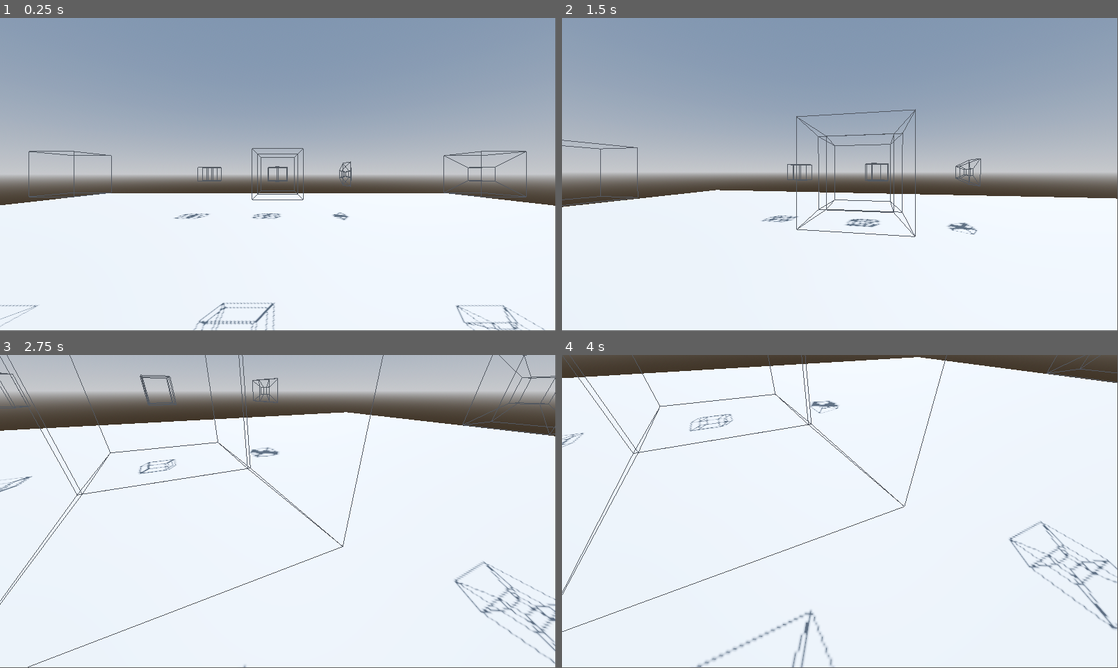
Above: before the commit, frames 1-4 (two rows, left to right).
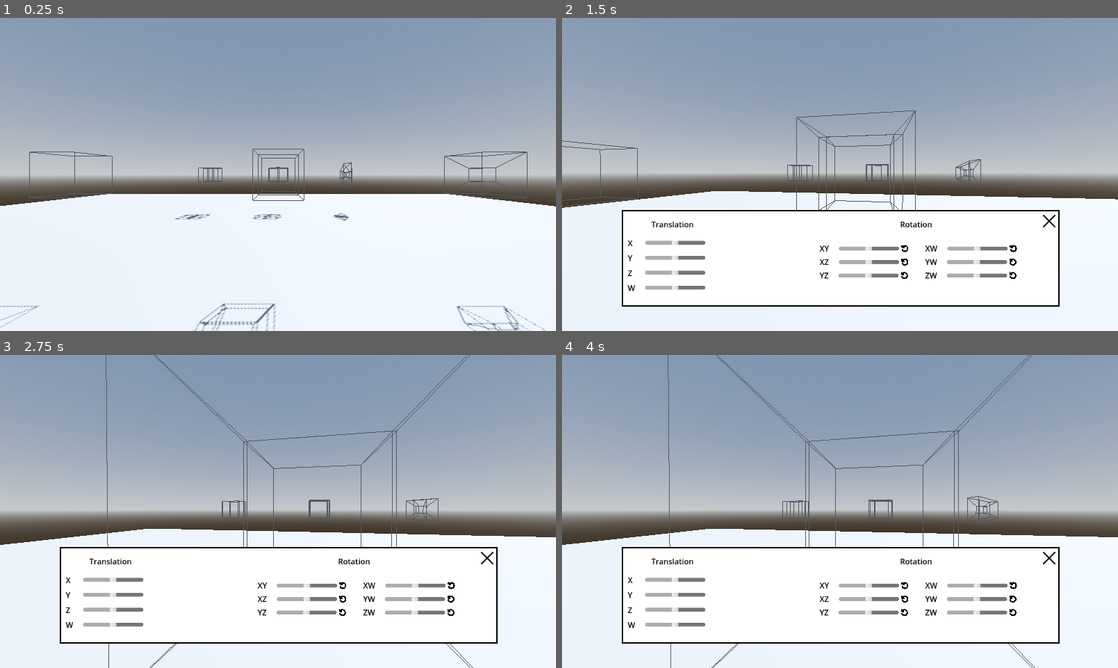
Above: after the commit, the same moments.

Repository: Stantrh/Projet_Tutore_4D_VR_KOMODZINSKI_RYSAK_TROHA
Game: Godot game, scene res://Scenes/world.tscn
Same seed, same stepped clock (60 frames per second), same inputs: the game is played once before the commit and once after it.
Inputs (mouse positions are in pixels of both pictures, inside the frame that each line leads up to):
- Up to frame 1 (0.25 s): no input
- Up to frame 2 (1.5 s): move the mouse to (867, 171) at 0.52 s; hold W (move_forward) from 0.53 s (still down); click (867, 171) at 0.6 s; move the mouse to (812, 174) at 1.27 s; click (812, 174) at 1.35 s
- Up to frame 3 (2.75 s): release W (move_forward) at 2 s; click (339, 583) at 2.02 s
- Up to frame 4 (4 s): click (901, 599) at 2.77 s; click (901, 611) at 3.52 s
In our replay, the window is 799x449 before the commit and 800x450 after it. These sizes can differ from the game's own. Grey fills any space a smaller window leaves; there, only what the larger window draws over its background counts as a difference.

The runs differ from the first frame. In frame 1, 2.4% of the frame differs, in the area x 0-100%, y 0-100%; in frame 2, 4.3%; in frame 3, 61%; in frame 4, 61%.

Commit message:
Ajout UI rotation et Translation

Diff:
--- a/app4d/Scenes/character_view.tscn
+++ b/app4d/Scenes/character_view.tscn
@@ -6,3 +6,7 @@
 script = ExtResource("1_y6h6h")
 
 [node name="Camera3D" type="Camera3D" parent="."]
+
+[node name="RayCast3D" type="RayCast3D" parent="."]
+target_position = Vector3(0, 0, -10)
+collide_with_areas = true
--- a/app4d/Scenes/hyper_cube.tscn
+++ b/app4d/Scenes/hyper_cube.tscn
@@ -1,6 +1,13 @@
-[gd_scene load_steps=2 format=3 uid="uid://ds5cp4u5hsjak"]
+[gd_scene load_steps=3 format=3 uid="uid://ds5cp4u5hsjak"]
 
 [ext_resource type="Script" path="res://Scripts/hyper_cube.gd" id="1_v1v16"]
 
-[node name="HyperCube" type="Node3D"]
+[sub_resource type="BoxShape3D" id="BoxShape3D_o0t87"]
+
+[node name="HyperCube" type="Node3D" groups=["Hyperfigure"]]
 script = ExtResource("1_v1v16")
+
+[node name="Area3D" type="Area3D" parent="."]
+
+[node name="CollisionShape3D" type="CollisionShape3D" parent="Area3D"]
+shape = SubResource("BoxShape3D_o0t87")
--- /dev/null
+++ b/app4d/Scenes/ui.tscn
@@ -0,0 +1,430 @@
+[gd_scene load_steps=6 format=3 uid="uid://dik77har2dd4m"]
+
+[ext_resource type="Texture2D" uid="uid://cf0urlceo257r" path="res://Assets/UI/Button/replay.png" id="1_05trw"]
+[ext_resource type="Script" path="res://Scripts/ui.gd" id="1_wl4su"]
+[ext_resource type="Texture2D" uid="uid://da563yns2syxp" path="res://Assets/UI/Button/closs_cross.png" id="2_x0jtq"]
+
+[sub_resource type="LabelSettings" id="LabelSettings_jygnu"]
+font_color = Color(0, 0, 0, 1)
+
+[sub_resource type="LabelSettings" id="LabelSettings_aibw1"]
+font_color = Color(0, 0, 0, 1)
+
+[node name="UI" type="Control"]
+layout_mode = 3
+anchors_preset = 15
+anchor_right = 1.0
+anchor_bottom = 1.0
+grow_horizontal = 2
+grow_vertical = 2
+size_flags_horizontal = 3
+size_flags_vertical = 3
+mouse_filter = 2
+script = ExtResource("1_wl4su")
+
+[node name="ReferenceRect" type="ReferenceRect" parent="."]
+layout_mode = 1
+anchors_preset = -1
+anchor_left = 0.108
+anchor_top = 0.617
+anchor_right = 0.892
+anchor_bottom = 0.918
+offset_left = 0.0839996
+offset_top = 0.18396
+offset_right = -0.0839844
+offset_bottom = 0.135986
+grow_horizontal = 2
+grow_vertical = 0
+mouse_filter = 2
+border_color = Color(0, 0, 0, 1)
+border_width = 6.0
+editor_only = false
+
+[node name="ColorRect" type="ColorRect" parent="ReferenceRect"]
+layout_mode = 1
+anchors_preset = 15
+anchor_right = 1.0
+anchor_bottom = 1.0
+grow_horizontal = 2
+grow_vertical = 2
+mouse_filter = 2
+
+[node name="Translation" type="Control" parent="ReferenceRect/ColorRect"]
+layout_mode = 1
+anchor_right = 0.354
+anchor_bottom = 1.0
+offset_right = 0.338013
+grow_horizontal = 2
+grow_vertical = 2
+
+[node name="Label" type="Label" parent="ReferenceRect/ColorRect/Translation"]
+layout_mode = 2
+anchor_left = 0.105
+anchor_top = 0.077
+anchor_right = 0.548
+anchor_bottom = 0.287
+offset_left = -0.100002
+offset_top = -0.0150013
+offset_right = 0.139984
+offset_bottom = 0.0349998
+grow_horizontal = 2
+grow_vertical = 2
+text = "Translation
+"
+label_settings = SubResource("LabelSettings_jygnu")
+horizontal_alignment = 1
+
+[node name="HBoxContainer" type="HBoxContainer" parent="ReferenceRect/ColorRect/Translation"]
+layout_mode = 2
+anchor_left = 0.011
+anchor_top = 0.231
+anchor_right = 0.22
+anchor_bottom = 0.349
+offset_left = 6.48
+offset_top = -0.045002
+offset_right = 159.12
+offset_bottom = 18.235
+size_flags_vertical = 0
+theme_override_constants/separation = 20
+
+[node name="Label" type="Label" parent="ReferenceRect/ColorRect/Translation/HBoxContainer"]
+custom_minimum_size = Vector2(16, 23)
+layout_mode = 2
+size_flags_horizontal = 4
+text = "X"
+label_settings = SubResource("LabelSettings_aibw1")
+
+[node name="translation_x_slider" type="HSlider" parent="ReferenceRect/ColorRect/Translation/HBoxContainer"]
+custom_minimum_size = Vector2(125, 0)
+layout_mode = 2
+size_flags_horizontal = 0
+size_flags_vertical = 4
+min_value = -100.0
+
+[node name="HBoxContainer2" type="HBoxContainer" parent="ReferenceRect/ColorRect/Translation"]
+layout_mode = 2
+anchor_left = 0.011
+anchor_top = 0.39
+anchor_right = 0.22
+anchor_bottom = 0.508
+offset_left = 6.48
+offset_top = -0.0500031
+offset_right = 159.12
+offset_bottom = 18.23
+theme_override_constants/separation = 20
+
+[node name="Label" type="Label" parent="ReferenceRect/ColorRect/Translation/HBoxContainer2"]
+custom_minimum_size = Vector2(16, 23)
+layout_mode = 2
+size_flags_horizontal = 4
+text = "Y"
+label_settings = SubResource("LabelSettings_aibw1")
+
+[node name="translation_y_slider" type="HSlider" parent="ReferenceRect/ColorRect/Translation/HBoxContainer2"]
+custom_minimum_size = Vector2(125, 0)
+layout_mode = 2
+size_flags_horizontal = 4
+size_flags_vertical = 4
+min_value = -100.0
+
+[node name="HBoxContainer3" type="HBoxContainer" parent="ReferenceRect/ColorRect/Translation"]
+layout_mode = 2
+anchor_left = 0.011
+anchor_top = 0.549
+anchor_right = 0.162
+anchor_bottom = 0.667
+offset_left = 6.48
+offset_top = -0.0550079
+offset_right = 161.44
+offset_bottom = 18.225
+size_flags_horizontal = 0
+theme_override_constants/separation = 20
+
+[node name="Label" type="Label" parent="ReferenceRect/ColorRect/Translation/HBoxContainer3"]
+custom_minimum_size = Vector2(16, 23)
+layout_mode = 2
+size_flags_horizontal = 0
+text = "Z"
+label_settings = SubResource("LabelSettings_aibw1")
+
+[node name="translation_z_slider" type="HSlider" parent="ReferenceRect/ColorRect/Translation/HBoxContainer3"]
+custom_minimum_size = Vector2(125, 0)
+layout_mode = 2
+size_flags_horizontal = 4
+size_flags_vertical = 4
+min_value = -100.0
+
+[node name="HBoxContainer4" type="HBoxContainer" parent="ReferenceRect/ColorRect/Translation"]
+layout_mode = 2
+anchor_left = 0.011
+anchor_top = 0.708
+anchor_right = 0.162
+anchor_bottom = 0.826
+offset_left = 6.48
+offset_top = -0.0599976
+offset_right = 161.44
+offset_bottom = 18.22
+size_flags_horizontal = 0
+theme_override_constants/separation = 20
+
+[node name="Label" type="Label" parent="ReferenceRect/ColorRect/Translation/HBoxContainer4"]
+layout_mode = 2
+size_flags_horizontal = 4
+text = "W"
+label_settings = SubResource("LabelSettings_aibw1")
+
+[node name="translation_w_slider" type="HSlider" parent="ReferenceRect/ColorRect/Translation/HBoxContainer4"]
+custom_minimum_size = Vector2(125, 0)
+layout_mode = 2
+size_flags_horizontal = 0
+size_flags_vertical = 4
+min_value = -100.0
+
+[node name="Rotation" type="Control" parent="ReferenceRect/ColorRect"]
+layout_mode = 1
+anchor_left = 0.346
+anchor_right = 1.0
+anchor_bottom = 1.0
+offset_left = -0.438019
+offset_right = 3.0
+grow_horizontal = 2
+grow_vertical = 2
+
+[node name="close_button" type="TextureButton" parent="ReferenceRect/ColorRect/Rotation"]
+layout_mode = 1
+anchors_preset = -1
+anchor_left = 0.956
+anchor_right = 1.0
+anchor_bottom = 0.195
+offset_left = -15.864
+offset_right = -2.0
+offset_bottom = 1.97499
+texture_normal = ExtResource("2_x0jtq")
+texture_pressed = ExtResource("2_x0jtq")
+texture_hover = ExtResource("2_x0jtq")
+texture_focused = ExtResource("2_x0jtq")
+ignore_texture_size = true
+stretch_mode = 0
+
+[node name="Label2" type="Label" parent="ReferenceRect/ColorRect/Rotation"]
+layout_mode = 1
+anchors_preset = -1
+anchor_left = 0.439
+anchor_top = 0.077
+anchor_right = 0.563
+anchor_bottom = 0.195
+offset_left = -0.999008
+offset_top = -0.0150013
+offset_right = -1.08301
+offset_bottom = -0.0250015
+grow_horizontal = 2
+text = "Rotation"
+label_settings = SubResource("LabelSettings_jygnu")
+horizontal_alignment = 1
+
+[node name="HBoxContainer" type="HBoxContainer" parent="ReferenceRect/ColorRect/Rotation"]
+layout_mode = 1
+anchors_preset = -1
+anchor_left = 0.161
+anchor_top = 0.333
+anchor_right = 0.847
+anchor_bottom = 0.728
+offset_left = -0.101006
+offset_top = 0.0650024
+offset_right = -0.22702
+offset_bottom = -14.96
+theme_override_constants/separation = 34
+alignment = 1
+
+[node name="VBoxContainer" type="VBoxContainer" parent="ReferenceRect/ColorRect/Rotation/HBoxContainer"]
+layout_mode = 2
+
+[node name="HBoxContainer5" type="HBoxContainer" parent="ReferenceRect/ColorRect/Rotation/HBoxContainer/VBoxContainer"]
+layout_mode = 2
+size_flags_vertical = 0
+theme_override_constants/separation = 20
+
+[node name="Label" type="Label" parent="ReferenceRect/ColorRect/Rotation/HBoxContainer/VBoxContainer/HBoxContainer5"]
+custom_minimum_size = Vector2(16, 23)
+layout_mode = 2
+size_flags_horizontal = 4
+text = "XY"
+label_settings = SubResource("LabelSettings_aibw1")
+
+[node name="HBoxContainer" type="HBoxContainer" parent="ReferenceRect/ColorRect/Rotation/HBoxContainer/VBoxContainer/HBoxContainer5"]
+layout_mode = 2
+
+[node name="xy_rotation_slider" type="HSlider" parent="ReferenceRect/ColorRect/Rotation/HBoxContainer/VBoxContainer/HBoxContainer5/HBoxContainer"]
+custom_minimum_size = Vector2(125, 0)
+layout_mode = 2
+size_flags_horizontal = 8
+size_flags_vertical = 4
+min_value = -180.0
+max_value = 180.0
+
+[node name="xy_rotation_reset_button" type="TextureButton" parent="ReferenceRect/ColorRect/Rotation/HBoxContainer/VBoxContainer/HBoxContainer5/HBoxContainer"]
+custom_minimum_size = Vector2(16, 24)
+layout_mode = 2
+texture_normal = ExtResource("1_05trw")
+ignore_texture_size = true
+stretch_mode = 5
+
+[node name="HBoxContainer6" type="HBoxContainer" parent="ReferenceRect/ColorRect/Rotation/HBoxContainer/VBoxContainer"]
+layout_mode = 2
+size_flags_vertical = 0
+theme_override_constants/separation = 20
+
+[node name="Label" type="Label" parent="ReferenceRect/ColorRect/Rotation/HBoxContainer/VBoxContainer/HBoxContainer6"]
+custom_minimum_size = Vector2(16, 23)
+layout_mode = 2
+size_flags_horizontal = 4
+text = "XZ"
+label_settings = SubResource("LabelSettings_aibw1")
+
+[node name="HBoxContainer2" type="HBoxContainer" parent="ReferenceRect/ColorRect/Rotation/HBoxContainer/VBoxContainer/HBoxContainer6"]
+layout_mode = 2
+
+[node name="xz_rotation_slider" type="HSlider" parent="ReferenceRect/ColorRect/Rotation/HBoxContainer/VBoxContainer/HBoxContainer6/HBoxContainer2"]
+custom_minimum_size = Vector2(125, 0)
+layout_mode = 2
+size_flags_horizontal = 8
+size_flags_vertical = 4
+min_value = -180.0
+max_value = 180.0
+
+[node name="xz_rotation_reset_button" type="TextureButton" parent="ReferenceRect/ColorRect/Rotation/HBoxContainer/VBoxContainer/HBoxContainer6/HBoxContainer2"]
+custom_minimum_size = Vector2(16, 24)
+layout_mode = 2
+texture_normal = ExtResource("1_05trw")
+ignore_texture_size = true
+stretch_mode = 5
+
+[node name="HBoxContainer7" type="HBoxContainer" parent="ReferenceRect/ColorRect/Rotation/HBoxContainer/VBoxContainer"]
+layout_mode = 2
+size_flags_vertical = 0
+theme_override_constants/separation = 20
+
+[node name="Label" type="Label" parent="ReferenceRect/ColorRect/Rotation/HBoxContainer/VBoxContainer/HBoxContainer7"]
+custom_minimum_size = Vector2(16, 23)
+layout_mode = 2
+size_flags_horizontal = 4
+text = "YZ"
+label_settings = SubResource("LabelSettings_aibw1")
+
+[node name="HBoxContainer3" type="HBoxContainer" parent="ReferenceRect/ColorRect/Rotation/HBoxContainer/VBoxContainer/HBoxContainer7"]
+layout_mode = 2
+
+[node name="yz_rotation_slider" type="HSlider" parent="ReferenceRect/ColorRect/Rotation/HBoxContainer/VBoxContainer/HBoxContainer7/HBoxContainer3"]
+custom_minimum_size = Vector2(125, 0)
+layout_mode = 2
+size_flags_horizontal = 8
+size_flags_vertical = 4
+min_value = -180.0
+max_value = 180.0
+
+[node name="yz_rotation_reset_button" type="TextureButton" parent="ReferenceRect/ColorRect/Rotation/HBoxContainer/VBoxContainer/HBoxContainer7/HBoxContainer3"]
+custom_minimum_size = Vector2(16, 24)
+layout_mode = 2
+texture_normal = ExtResource("1_05trw")
+ignore_texture_size = true
+stretch_mode = 5
+
+[node name="VBoxContainer2" type="VBoxContainer" parent="ReferenceRect/ColorRect/Rotation/HBoxContainer"]
+layout_mode = 2
+
+[node name="HBoxContainer5" type="HBoxContainer" parent="ReferenceRect/ColorRect/Rotation/HBoxContainer/VBoxContainer2"]
+layout_mode = 2
+size_flags_vertical = 0
+theme_override_constants/separation = 20
+
+[node name="Label" type="Label" parent="ReferenceRect/ColorRect/Rotation/HBoxContainer/VBoxContainer2/HBoxContainer5"]
+custom_minimum_size = Vector2(16, 23)
+layout_mode = 2
+size_flags_horizontal = 4
+text = "XW"
+label_settings = SubResource("LabelSettings_aibw1")
+
+[node name="HBoxContainer4" type="HBoxContainer" parent="ReferenceRect/ColorRect/Rotation/HBoxContainer/VBoxContainer2/HBoxContainer5"]
+layout_mode = 2
+
+[node name="xw_rotation_slider" type="HSlider" parent="ReferenceRect/ColorRect/Rotation/HBoxContainer/VBoxContainer2/HBoxContainer5/HBoxContainer4"]
+custom_minimum_size = Vector2(125, 0)
+layout_mode = 2
+size_flags_horizontal = 8
+size_flags_vertical = 4
+min_value = -180.0
+max_value = 180.0
+
+[node name="xw_rotation_reset_button" type="TextureButton" parent="ReferenceRect/ColorRect/Rotation/HBoxContainer/VBoxContainer2/HBoxContainer5/HBoxContainer4"]
+custom_minimum_size = Vector2(16, 24)
+layout_mode = 2
+texture_normal = ExtResource("1_05trw")
+ignore_texture_size = true
+stretch_mode = 5
+
+[node name="HBoxContainer6" type="HBoxContainer" parent="ReferenceRect/ColorRect/Rotation/HBoxContainer/VBoxContainer2"]
+layout_mode = 2
+size_flags_vertical = 0
+theme_override_constants/separation = 20
+
+[node name="Label" type="Label" parent="ReferenceRect/ColorRect/Rotation/HBoxContainer/VBoxContainer2/HBoxContainer6"]
+custom_minimum_size = Vector2(16, 23)
+layout_mode = 2
+size_flags_horizontal = 4
+text = "YW"
+label_settings = SubResource("LabelSettings_aibw1")
+
+[node name="HBoxContainer5" type="HBoxContainer" parent="ReferenceRect/ColorRect/Rotation/HBoxContainer/VBoxContainer2/HBoxContainer6"]
+layout_mode = 2
+
+[node name="yw_rotation_slider" type="HSlider" parent="ReferenceRect/ColorRect/Rotation/HBoxContainer/VBoxContainer2/HBoxContainer6/HBoxContainer5"]
+custom_minimum_size = Vector2(125, 0)
+layout_mode = 2
+size_flags_horizontal = 8
+size_flags_vertical = 4
+min_value = -180.0
+max_value = 180.0
+
+[node name="yw_rotation_reset_button" type="TextureButton" parent="ReferenceRect/ColorRect/Rotation/HBoxContainer/VBoxContainer2/HBoxContainer6/HBoxContainer5"]
+custom_minimum_size = Vector2(16, 24)
+layout_mode = 2
+texture_normal = ExtResource("1_05trw")
+ignore_texture_size = true
+stretch_mode = 5
+
+[node name="HBoxContainer7" type="HBoxContainer" parent="ReferenceRect/ColorRect/Rotation/HBoxContainer/VBoxContainer2"]
+layout_mode = 2
+size_flags_vertical = 0
+theme_override_constants/separation = 20
+
+[node name="Label" type="Label" parent="ReferenceRect/ColorRect/Rotation/HBoxContainer/VBoxContainer2/HBoxContainer7"]
+custom_minimum_size = Vector2(16, 23)
+layout_mode = 2
+size_flags_horizontal = 4
+text = "ZW"
+label_settings = SubResource("LabelSettings_aibw1")
+
+[node name="HBoxContainer6" type="HBoxContainer" parent="ReferenceRect/ColorRect/Rotation/HBoxContainer/VBoxContainer2/HBoxContainer7"]
+layout_mode = 2
+
+[node name="zw_rotation_slider" type="HSlider" parent="ReferenceRect/ColorRect/Rotation/HBoxContainer/VBoxContainer2/HBoxContainer7/HBoxContainer6"]
+custom_minimum_size = Vector2(125, 0)
+layout_mode = 2
+size_flags_horizontal = 8
+size_flags_vertical = 4
+min_value = -180.0
+max_value = 180.0
+
+[node name="zw_rotation_reset_button" type="TextureButton" parent="ReferenceRect/ColorRect/Rotation/HBoxContainer/VBoxContainer2/HBoxContainer7/HBoxContainer6"]
+custom_minimum_size = Vector2(16, 24)
+layout_mode = 2
+texture_normal = ExtResource("1_05trw")
+ignore_texture_size = true
+stretch_mode = 5
+
+[connection signal="value_changed" from="ReferenceRect/ColorRect/Translation/HBoxContainer/translation_x_slider" to="." method="_on_translation_x_slider_value_changed"]
+[connection signal="value_changed" from="ReferenceRect/ColorRect/Translation/HBoxContainer2/translation_y_slider" to="." method="_on_translation_y_slider_value_changed"]
+[connection signal="value_changed" from="ReferenceRect/ColorRect/Translation/HBoxContainer3/translation_z_slider" to="." method="_on_translation_z_slider_value_changed"]
+[connection signal="value_changed" from="ReferenceRect/ColorRect/Translation/HBoxContainer4/translation_w_slider" to="." method="_on_translation_w_slider_value_changed"]
+[connection signal="pressed" from="ReferenceRect/ColorRect/Rotation/close_button" to="." method="_on_close_button_pressed"]
+[connection signal="pressed" from="ReferenceRect/ColorRect/Rotation/HBoxContainer/VBoxContainer/HBoxContainer5/HBoxContainer/xy_rotation_reset_button" to="." method="_on_xy_rotation_reset_button_pressed"]
--- /dev/null
+++ b/app4d/Scenes/ui_2.tscn
@@ -0,0 +1,23 @@
+[gd_scene format=3 uid="uid://bbiwrreis2vae"]
+
+[node name="UI2" type="Control"]
+layout_mode = 3
+anchors_preset = 15
+anchor_right = 1.0
+anchor_bottom = 1.0
+grow_horizontal = 2
+grow_vertical = 2
+
+[node name="Panel" type="Panel" parent="."]
+layout_mode = 1
+anchors_preset = 7
+anchor_left = 0.5
+anchor_top = 1.0
+anchor_right = 0.5
+anchor_bottom = 1.0
+offset_left = -468.0
+offset_top = -248.0
+offset_right = 468.0
+offset_bottom = -48.0
+grow_horizontal = 2
+grow_vertical = 0
--- a/app4d/Scenes/world.tscn
+++ b/app4d/Scenes/world.tscn
@@ -1,7 +1,9 @@
-[gd_scene load_steps=6 format=3 uid="uid://bknykvuwm3pla"]
+[gd_scene load_steps=8 format=3 uid="uid://bknykvuwm3pla"]
 
+[ext_resource type="Script" path="res://Scripts/world.gd" id="1_g6jy2"]
 [ext_resource type="PackedScene" uid="uid://ds5cp4u5hsjak" path="res://Scenes/hyper_cube.tscn" id="1_gh55x"]
 [ext_resource type="PackedScene" uid="uid://i2l7p16xiufn" path="res://Scenes/character_view.tscn" id="2_wfvje"]
+[ext_resource type="PackedScene" uid="uid://dik77har2dd4m" path="res://Scenes/ui.tscn" id="3_bxigv"]
 
 [sub_resource type="ProceduralSkyMaterial" id="ProceduralSkyMaterial_4yftq"]
 sky_horizon_color = Color(0.64625, 0.65575, 0.67075, 1)
@@ -17,6 +19,7 @@
 glow_enabled = true
 
 [node name="World" type="Node3D"]
+script = ExtResource("1_g6jy2")
 
 [node name="WorldEnvironment" type="WorldEnvironment" parent="."]
 environment = SubResource("Environment_63k1r")
@@ -56,3 +59,10 @@
 
 [node name="CharacterView" parent="." instance=ExtResource("2_wfvje")]
 transform = Transform3D(1, 0, 0, 0, 1, 0, 0, 0, 1, 0, 5, 10)
+
+[node name="CanvasLayer" type="CanvasLayer" parent="."]
+
+[node name="UI" parent="CanvasLayer" instance=ExtResource("3_bxigv")]
+visible = false
+
+[connection signal="object_selected" from="CharacterView" to="." method="_on_character_view_object_selected"]
--- a/app4d/Scripts/character_view.gd
+++ b/app4d/Scripts/character_view.gd
@@ -1,5 +1,10 @@
 extends Node3D
 
+
+@onready var raycast2 = $RayCast3D
+@onready var camera = $Camera3D
+var last_picked_collider_rid = null
+var last_picked_collider = null
 # Sensibilité de la souris
 var mouse_sensitivity: Vector2 = Vector2(0.2, 0.2)
 # Vitesse de déplacement
@@ -11,17 +16,20 @@
 var yaw: float = 0.0  # Rotation horizontale (gauche/droite)
 var pitch: float = 0.0  # Rotation verticale (haut/bas)
 
+signal object_selected(object : Node)
+
 func _ready():
 	# Verrouille la souris pour une meilleure interaction
 	Input.set_mouse_mode(Input.MOUSE_MODE_CAPTURED)
-
+	$RayCast3D.enabled = true
 func _input(event):
 	# Gestion des mouvements de la souris
-	if event is InputEventMouseMotion:
-		yaw -= event.relative.x * mouse_sensitivity.x
-		pitch -= event.relative.y * mouse_sensitivity.y
-		pitch = clamp(pitch, -vertical_limit, vertical_limit)
-		rotation_degrees = Vector3(pitch, yaw, 0)
+	if Input.mouse_mode == Input.MOUSE_MODE_CAPTURED:
+		if event is InputEventMouseMotion:
+			yaw -= event.relative.x * mouse_sensitivity.x
+			pitch -= event.relative.y * mouse_sensitivity.y
+			pitch = clamp(pitch, -vertical_limit, vertical_limit)
+			rotation_degrees = Vector3(pitch, yaw, 0)
 
 func _process(delta):
 	# Gestion des déplacements avec les touches
@@ -29,12 +37,20 @@
 	if Input.is_action_pressed("move_forward"):
 		direction -= transform.basis.z
 	if Input.is_action_pressed("move_backward"):
-		direction += transform.basis.z
+			direction += transform.basis.z
 	if Input.is_action_pressed("move_left"):
 		direction -= transform.basis.x
 	if Input.is_action_pressed("move_right"):
 		direction += transform.basis.x
 
-	# Normaliser la direction et appliquer le mouvement
+		# Normaliser la direction et appliquer le mouvement
 	direction = direction.normalized()
 	position += direction * move_speed * delta
+
+	if Input.is_action_just_pressed("select"):  # Clic gauche ou autre action
+		var raycast = $RayCast3D
+		if raycast.is_colliding():
+			var collider = raycast.get_collider()
+			if collider and collider is Area3D:
+				if collider.get_parent_node_3d().is_in_group("Hyperfigure"):
+					object_selected.emit(collider.get_parent_node_3d())
--- a/app4d/Scripts/hyper_cube.gd
+++ b/app4d/Scripts/hyper_cube.gd
@@ -28,6 +28,8 @@
 @export var is_solid = false  # Affichage plein ou filaire
 @export var projection_mode: int = 0  # 0: Perspective, 1: Stéréographique, 2: Orthogonale
 
+var user_interaction : bool = false
+
 enum ProjectionMode {
 	PERSPECTIVE,
 	STEREOGRAPHIC,
@@ -36,13 +38,13 @@
 
 @onready var camera = $"../CharacterView/Camera3D"
 
-
 var mesh_instance: MeshInstance3D
 
 func _ready():
 	mesh_instance = MeshInstance3D.new()
 	add_child(mesh_instance)
 	update_hypercube()
+
 
 func _process(delta):
 	if rotation_angle:
--- /dev/null
+++ b/app4d/Scripts/ui.gd
@@ -0,0 +1,46 @@
+extends Control
+
+@export var object_controlled : Node
+@onready var translation_sliders : Array = [$ReferenceRect/ColorRect/Translation/HBoxContainer/translation_x_slider,$ReferenceRect/ColorRect/Translation/HBoxContainer2/translation_y_slider,$ReferenceRect/ColorRect/Translation/HBoxContainer3/translation_z_slider,$ReferenceRect/ColorRect/Translation/HBoxContainer4/translation_w_slider]
+@onready var rotation_sliders : Array = [
+	$ReferenceRect/ColorRect/Rotation/HBoxContainer/VBoxContainer/HBoxContainer5/HBoxContainer/xy_rotation_slider,
+	$ReferenceRect/ColorRect/Rotation/HBoxContainer/VBoxContainer/HBoxContainer6/HBoxContainer2/xz_rotation_slider,
+	$ReferenceRect/ColorRect/Rotation/HBoxContainer/VBoxContainer/HBoxContainer7/HBoxContainer3/yz_rotation_slider,
+	$ReferenceRect/ColorRect/Rotation/HBoxContainer/VBoxContainer2/HBoxContainer5/HBoxContainer4/xw_rotation_slider,
+	$ReferenceRect/ColorRect/Rotation/HBoxContainer/VBoxContainer2/HBoxContainer6/HBoxContainer5/yw_rotation_slider,
+	$ReferenceRect/ColorRect/Rotation/HBoxContainer/VBoxContainer2/HBoxContainer7/HBoxContainer6/zw_rotation_slider
+]
+# Called when the node enters the scene tree for the first time.
+func _ready():
+	pass # Replace with function body.
+
+
+# Called every frame. 'delta' is the elapsed time since the previous frame.
+func _process(delta):
+	pass
+
+
+func _on_translation_w_slider_value_changed(value):
+	pass # Replace with function body.
+
+
+func _on_translation_z_slider_value_changed(value):
+	pass # Replace with function body.
+
+
+func _on_translation_y_slider_value_changed(value):
+	pass # Replace with function body.
+
+
+func _on_translation_x_slider_value_changed(value):
+	pass # Replace with function body.
+
+
+func _on_close_button_pressed():
+	object_controlled = null
+	Input.set_mouse_mode(Input.MOUSE_MODE_CAPTURED)
+	visible = false
+	for translation_slider in translation_sliders :
+		translation_slider.value = 0
+	for rotation_slider in rotation_sliders :
+		rotation_slider.value = 0
--- /dev/null
+++ b/app4d/Scripts/world.gd
@@ -0,0 +1,17 @@
+extends Node3D
+
+
+# Called when the node enters the scene tree for the first time.
+func _ready():
+	pass
+
+
+# Called every frame. 'delta' is the elapsed time since the previous frame.
+func _process(delta):
+	pass
+
+
+func _on_character_view_object_selected(object):
+	$CanvasLayer/UI.visible = true
+	$CanvasLayer/UI.object_controlled = object
+	Input.set_mouse_mode(Input.MOUSE_MODE_VISIBLE)
--- a/app4d/project.godot
+++ b/app4d/project.godot
@@ -15,12 +15,22 @@
 config/features=PackedStringArray("4.3", "Forward Plus")
 config/icon="res://icon.svg"
 
+[display]
+
+window/stretch/mode="viewport"
+window/stretch/aspect="expand"
+
 [file_customization]
 
 folder_colors={
+"res://Assets/": "blue",
 "res://Scenes/": "green",
 "res://Scripts/": "yellow"
 }
+
+[global_group]
+
+Hyperfigure=""
 
 [input]
 
@@ -60,3 +70,8 @@
 "deadzone": 0.5,
 "events": []
 }
+select={
+"deadzone": 0.5,
+"events": [Object(InputEventMouseButton,"resource_local_to_scene":false,"resource_name":"","device":-1,"window_id":0,"alt_pressed":false,"shift_pressed":false,"ctrl_pressed":false,"meta_pressed":false,"button_mask":1,"position":Vector2(118, 14),"global_position":Vector2(127, 60),"factor":1.0,"button_index":1,"canceled":false,"pressed":true,"double_click":false,"script":null)
+]
+}
Binary file added: app4d/Assets/UI/Button/closs_cross.png
Not shown, added: app4d/Assets/UI/Button/closs_cross.png.import
Binary file added: app4d/Assets/UI/Button/refersh.png
Not shown, added: app4d/Assets/UI/Button/refersh.png.import
Binary file added: app4d/Assets/UI/Button/replay.png
Not shown, added: app4d/Assets/UI/Button/replay.png.import
Binary file added: app4d/Assets/UI/Button/reset_icon.png
Not shown, added: app4d/Assets/UI/Button/reset_icon.png.import
Binary file added: app4d/Assets/UI/Button/rotate.png
Not shown, added: app4d/Assets/UI/Button/rotate.png.import
